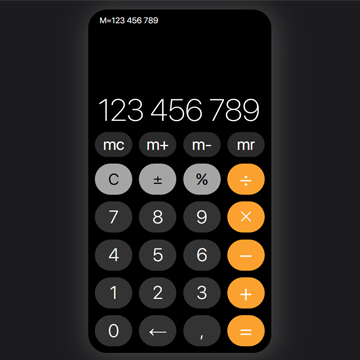
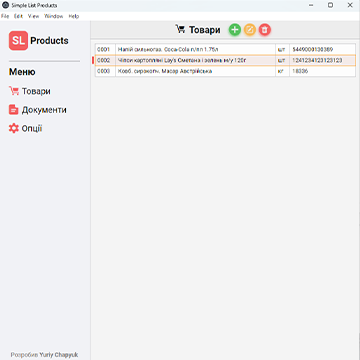
Layer changes from the first (360, 360) image to the second:
added layer "2023-08-09 23_29_45-Simple List Products" above "Слой 1" over [left=0, top=0, right=360, bottom=360]
hid "Слой 1" over [left=0, top=0, right=360, bottom=360]
